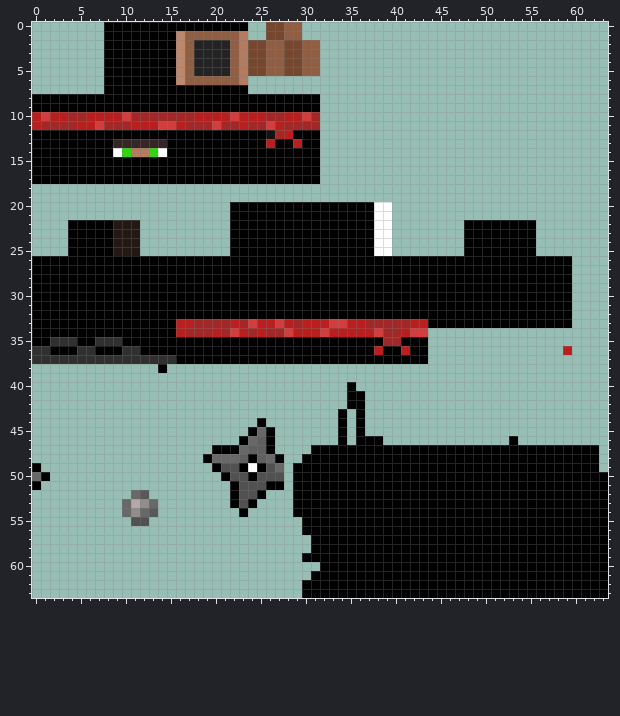
Two states of a pixel-art sprite, textures/entity/npc/npc_2.png. The picture above was drawn from the file before the commit.
The file is 64x64 pixels. Colours within 5 levels of each other are drawn and written as one.
The same view after the edit:
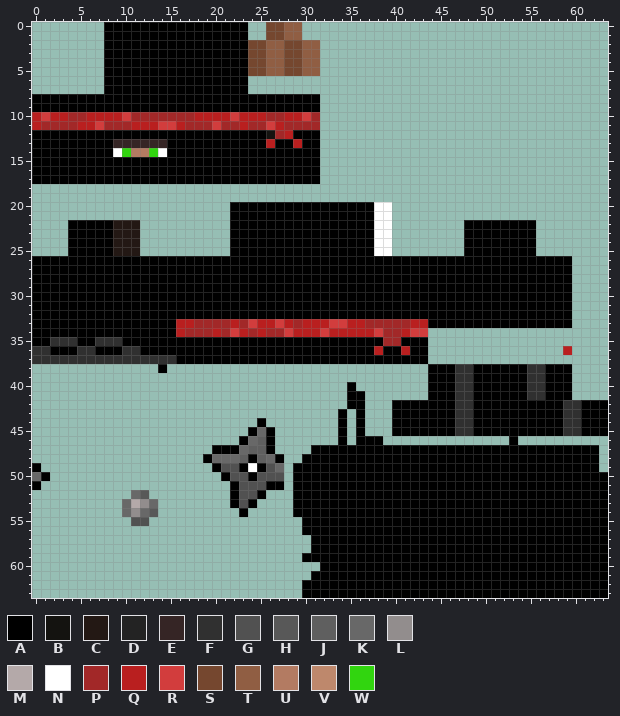
Palette (. is transparent): A #000000  B #141310  C #231814  D #232323  E #352525  F #303030  G #515151  H #585858  J #5f5f5f  K #686868  L #928d8d  M #b4a9a9  N #ffffff  P #a22828  Q #b91f1f  R #d23d3d  S #75472f  T #905e43  U #b37b62  V #be886c  W #31d50f
From old to new:
Changed rows in their new state; - is an unchanged pixel.
first column x 16:
 1 AAAAAAAA
 2 AAAAAAAA
 3 AAAAAAAA
 4 AAAAAAAA
 5 AAAAAAAA
 6 AAAAAAAA
first column x 40:
38 ----AAAFFAAAAAAFFAAA----
39 ----AAAFFAAAAAAFFAAA----
40 ----AAAFFAAAAAAFFAAA----
41 ----AAAFFAAAAAAFFAAA----
42 AAAAAAAFFAAAAAAAAAAFFAAA
43 AAAAAAAFFAAAAAAAAAAFFAAA
44 AAAAAAAFFAAAAAAAAAAFFAAA
45 AAAAAAAFFAAAAAAAAAAFFAAA
Boxes around the changes in both pictures, in picture pixels (x1, y1, x2, y2):
changed: (176, 31, 248, 85)
added: (392, 364, 608, 436)
